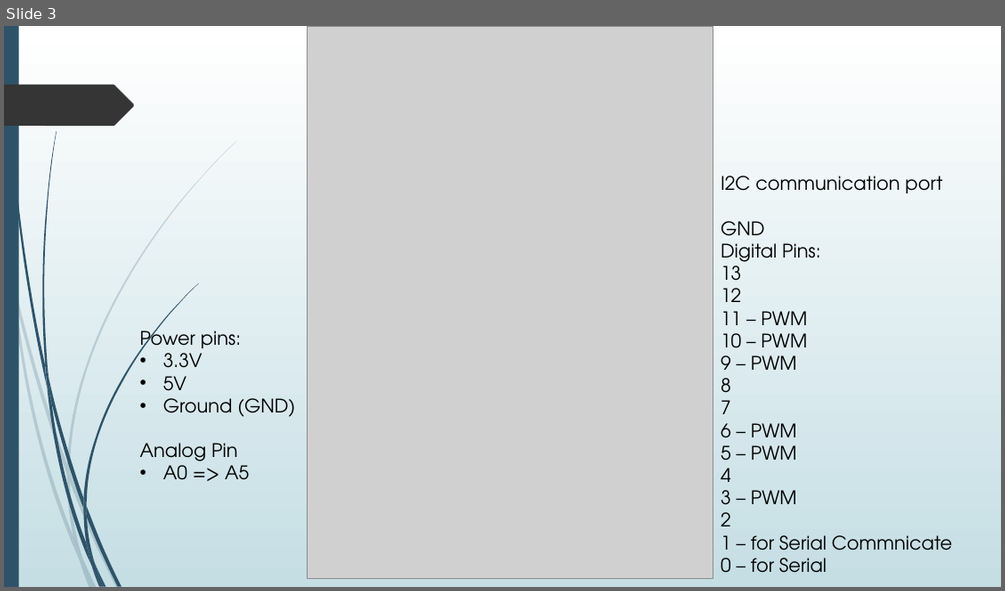
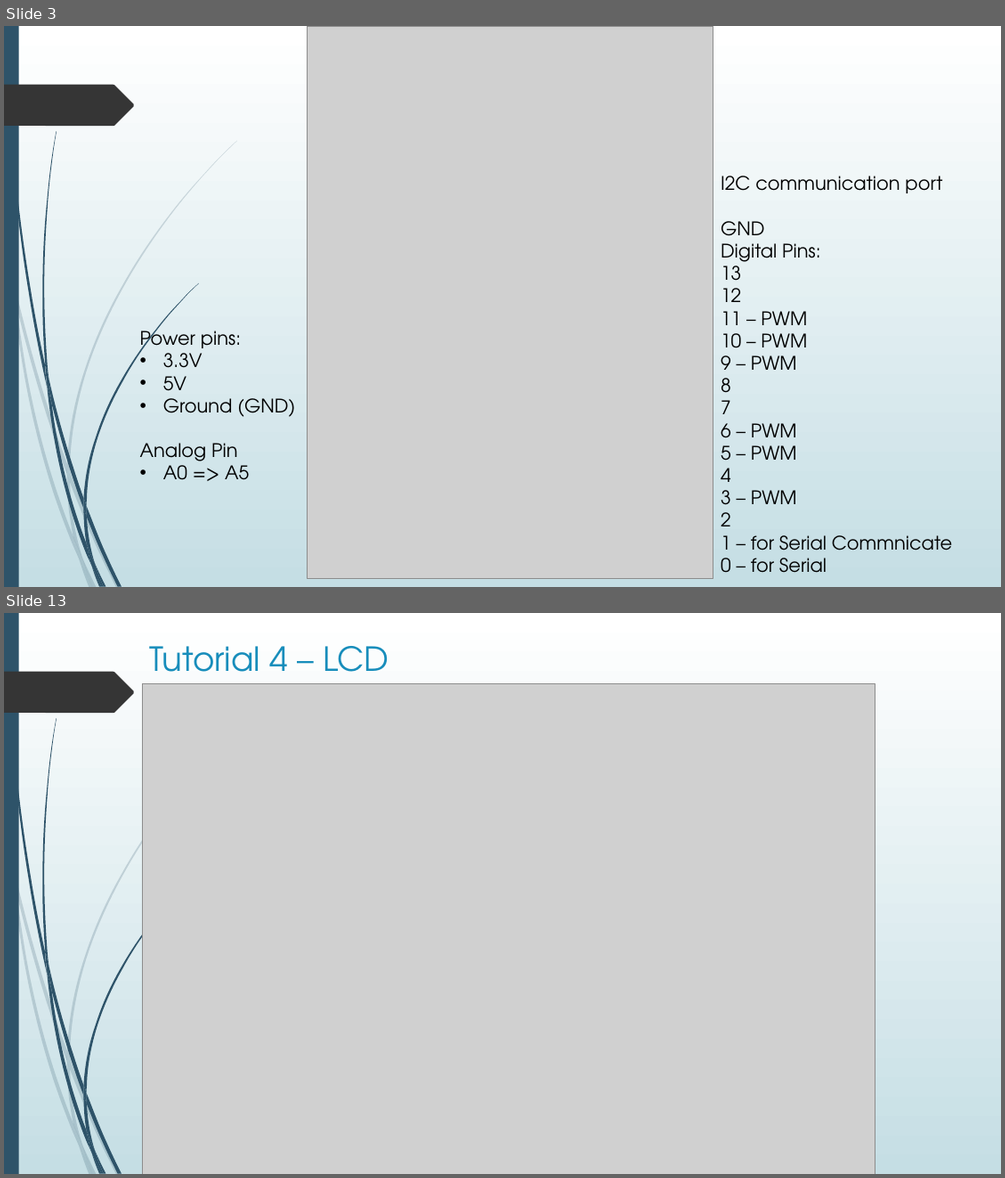
Before and after one commit to nxphi47/arduinoWSntuoss, a slide deck: Arduino_workshop.pptx. Shown one above the other, each under a label of ours: slide 3 before the commit, slides 3 and 13 after it; the slides between them are not shown. The pictures are 1005x591 and 1005x1178 pixels, drawn with LibreOffice and Linux fonts; fonts in the diff are those of the drawing; grey boxes stand for pictures. Boxes give left, top, right and bottom in pixels: in the first picture for what was removed or moved away, otherwise in the second. Text is boxed around its words. In the diff, an @@ line names an element or a change of style, - is before the commit and + after.

```diff
--- a/Arduino_workshop.pptx
+++ b/Arduino_workshop.pptx
@@ slide 13 added at [4,613,1001,1174], background gradient #FFFFFF to #C5DEE5; not listed: 24 template elements that a slide beside it also shows @@
@@ title added at [149,646,389,686], 32 pt, text #178DBB @@
+Tutorial 4 – LCD
@@ picture added at [142,683,876,1174] @@
```
Also in this commit, not shown: 1 slide changed, 11 other slides added, 3 other files.
